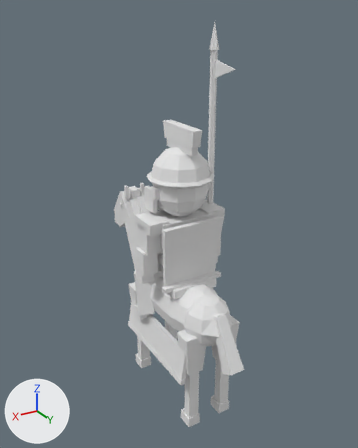
An edit to the glTF model sample_project/assets/3d/units/byzantines/cataphract_a3.glb, drawn before and after from the same camera.
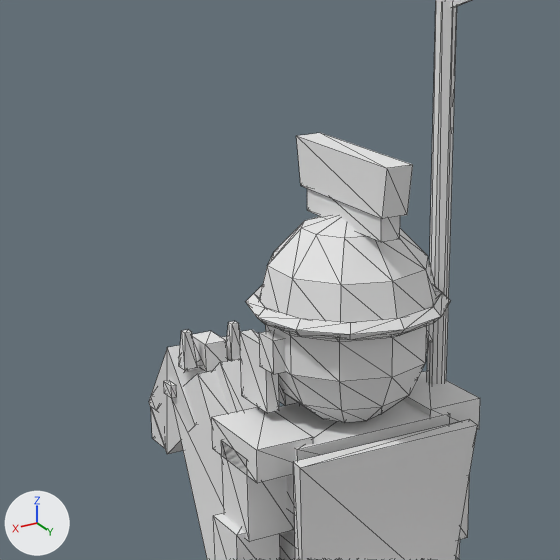
There are two pictures of each version: one whole from a 50 mm lens placed at (2.11, 3.49, 3.56), pointed at (-0.07, -0.14, 1.74), one close up on the part from 18% to 70% of the width and 17% to 59% of the height. Arrows for +X, +Y and +Z are at lower left; the lights stay in place. The first two pictures are the older version. The close-ups show mesh edges as thin lines. Vertices at exactly the same position are counted once.

Objects in the first close-up: 'Body'.
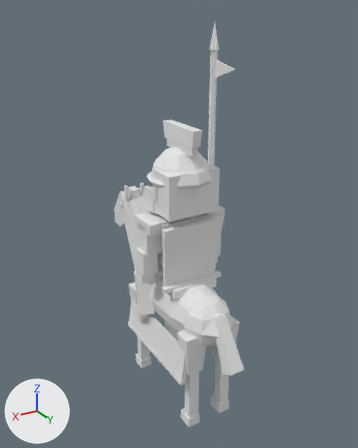
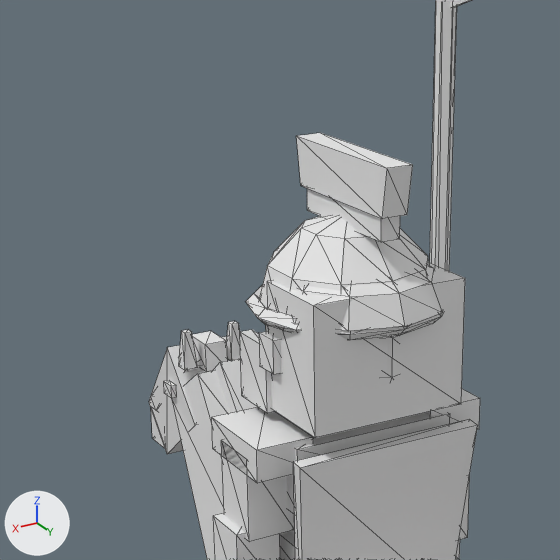
Boxes [x1, y1, x2, y2] around the edits, measured in the close-ups (560 x 560 px):
part 1 of me_body, added
    after: [267, 263, 465, 438]
part 2 of me_body, added
    after: [298, 265, 442, 331]

The edits, one by one:
me_body is used by ob_body; location (0.0, 0.0, 0.0).
me_body had 880 vertices, 1464 faces and spanned x -0.41..0.41, y -1.29..0.92, z 0.0..3.49.
me_body now has 919 vertices, 1534 faces and spans x -0.41..0.41, y -1.29..0.92, z 0.0..3.49.
me_body part 1: a new loose piece, a box spanning x -0.24..0.24, y -0.03..0.23, z 1.97..2.35, in mat_pe_unitpalette (white #e7e7e7).
me_body part 2: the loose piece of 31 vertices spanning x -0.26..0.26, y -0.27..0.27, z 2.24..2.52 is copied, and the copy is scaled about its middle by (0.963, 0.926, 0.607), then moved by (0.0, 0.05, -0.03); it spans x -0.25..0.25, y -0.2..0.3, z 2.27..2.44.
Other edits to the shape of me_body do not show in these pictures.
